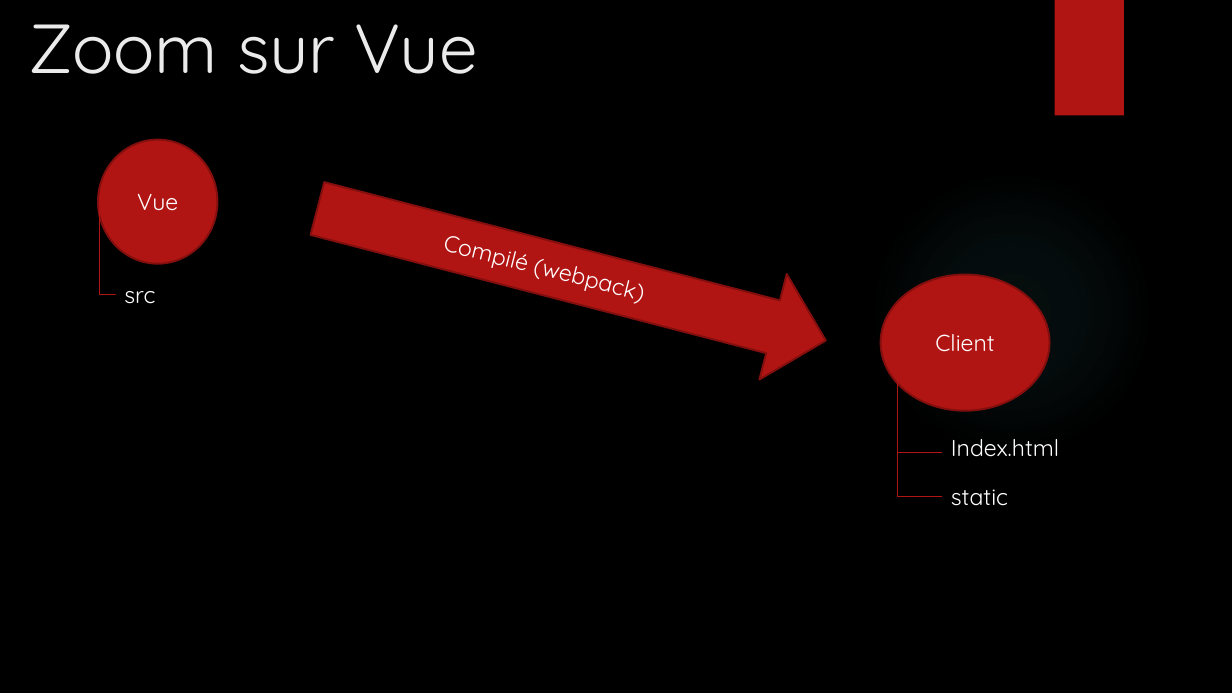
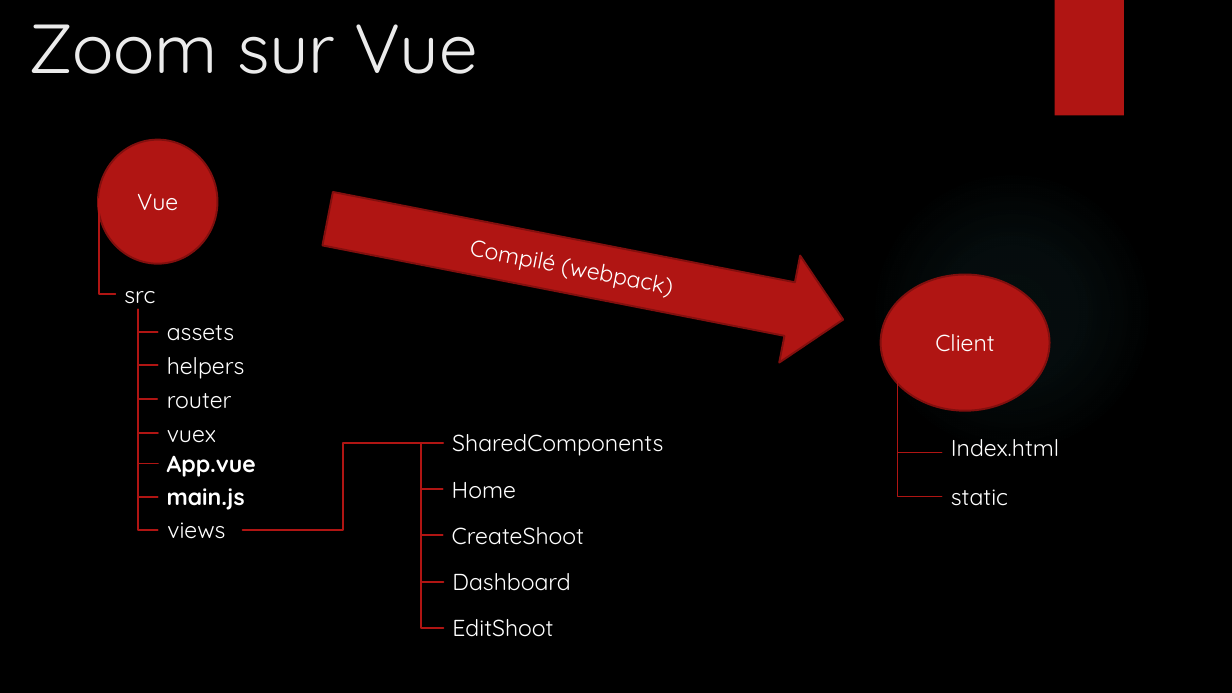
Before and after one commit to mbonjour/Shoot4Stats, a slide deck: slide 11 of Documentation/Défense/Shoot4stats.pptx (slide 12 before the commit). Drawn at 1232x693 pixels with LibreOffice and Linux fonts; fonts in the diff are those of the drawing; background and template pictures are left out. Boxes give left, top, right and bottom in pixels: in the first picture for what was removed or moved away, otherwise in the second. Text is boxed around its words. In the diff, an @@ line names an element or a change of style, - is before the commit and + after.

```diff
--- a/Documentation/Défense/Shoot4stats.pptx
+++ b/Documentation/Défense/Shoot4stats.pptx
@@ right arrow removed at box(303, 155, 840, 394) @@
@@ right arrow "Compilé (webpack)" at box(317, 165, 854, 373): alignment left to centre; vertical alignment top to middle; fill none to #B01513; outline none to #82100E 1.5 pt; rotation 14 to 11 degrees @@
@@ elbow line added from (138, 310) to (158, 332), #B01513 1.5 pt @@
@@ elbow line added from (138, 328) to (158, 365), #B01513 1.5 pt @@
@@ text added at box(167, 325, 234, 341), 18 pt, text #FFFFFF @@
+assets
@@ text added at box(167, 357, 245, 379), 18 pt, text #FFFFFF @@
+helpers
@@ elbow line added from (138, 360) to (157, 399), #B01513 1.5 pt @@
@@ elbow line added from (138, 394) to (158, 433), #B01513 1.5 pt @@
@@ text added at box(167, 393, 232, 409), 18 pt, text #FFFFFF @@
+router
@@ elbow line added from (138, 424) to (158, 464), #B01513 1.5 pt @@
@@ text added at box(167, 430, 216, 443), 18 pt, text #FFFFFF @@
+vuex
@@ elbow line added from (242, 530) to (444, 443), #B01513 1.5 pt @@
@@ elbow line added from (421, 443) to (443, 490), #B01513 1.5 pt @@
@@ text added at box(452, 434, 663, 456), 18 pt, text #FFFFFF @@
+SharedComponents
@@ elbow line added from (138, 457) to (158, 497), #B01513 1.5 pt @@
@@ text added at box(167, 455, 256, 477), 18 pt, text #FFFFFF, bold @@
+App.vue
@@ elbow line added from (138, 483) to (158, 530), #B01513 1.5 pt @@
@@ text added at box(167, 488, 245, 510), 18 pt, text #FFFFFF, bold @@
+main.js
@@ elbow line added from (421, 486) to (443, 536), #B01513 1.5 pt @@
@@ text added at box(452, 482, 516, 499), 18 pt, text #FFFFFF @@
+Home
@@ text added at box(167, 522, 225, 539), 18 pt, text #FFFFFF @@
+views
@@ elbow line added from (421, 530) to (444, 581), #B01513 1.5 pt @@
@@ text added at box(452, 527, 584, 545), 18 pt, text #FFFFFF @@
+CreateShoot
@@ elbow line added from (421, 580) to (444, 628), #B01513 1.5 pt @@
@@ text added at box(452, 573, 570, 591), 18 pt, text #FFFFFF @@
+Dashboard
@@ text added at box(452, 619, 553, 637), 18 pt, text #FFFFFF @@
+EditShoot
```
Also in this commit, not shown: 4 other slides changed, 1 slide removed.
